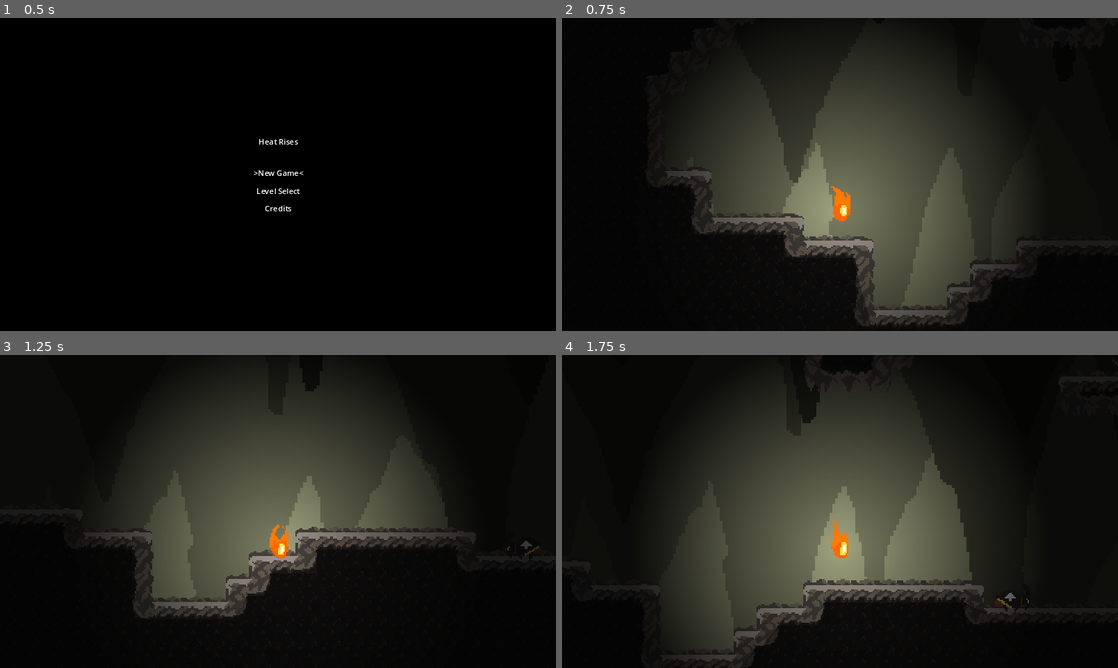
Above: before the commit, frames 1-4 (two rows, left to right).
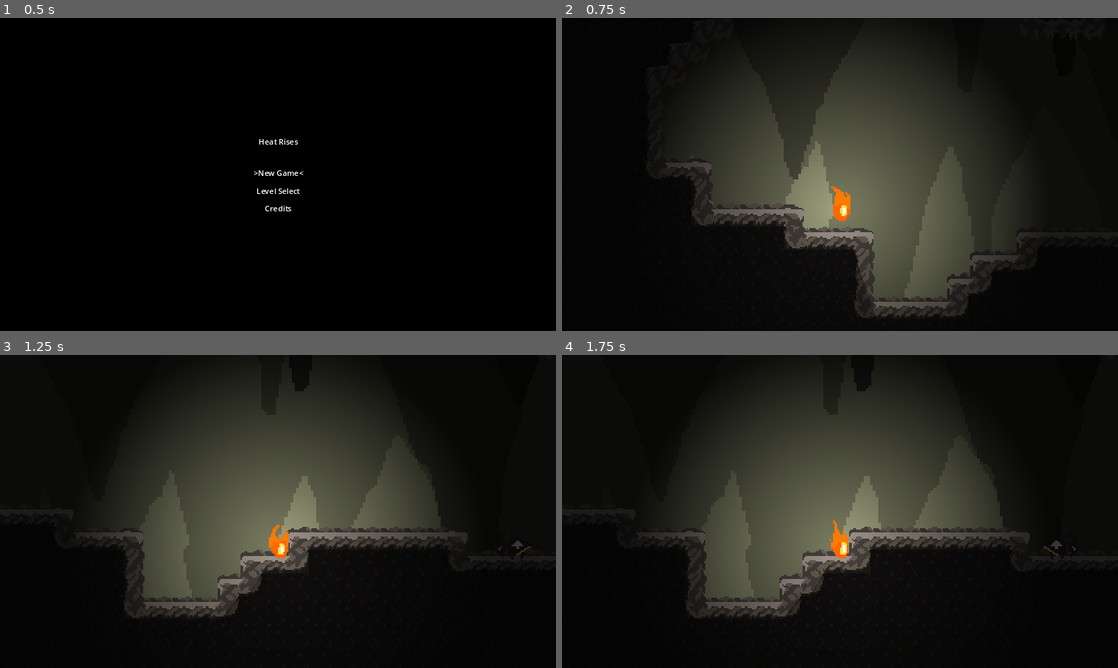
Above: after the commit, the same moments.

Repository: gcarlson/WildJam66
Game: Godot game, scene res://Assets/Scenes/home_page.tscn
Same seed, same stepped clock (60 frames per second), same inputs: the game is played once before the commit and once after it.
Inputs (mouse positions are in pixels of both pictures, inside the frame that each line leads up to):
- Up to frame 1 (0.5 s): no input
- Up to frame 2 (0.75 s): tap Enter (ui_accept) at 0.5 s; move the mouse to (962, 158) at 0.52 s; hold Right (ui_right) from 0.53 s (still down); click (962, 158) at 0.6 s
- Up to frame 3 (1.25 s): keep holding Right (ui_right); tap Enter (ui_accept) at 0.77 s
- Up to frame 4 (1.75 s): keep holding Right (ui_right); move the mouse to (728, 527) at 1.27 s; click (728, 527) at 1.35 s; tap Enter (ui_accept) at 1.52 s

Frame 1 is identical in both runs. In frame 2, 3.9% of the frame differs, in the area x 17-83%, y 34-99%; in frame 3, 2.8%; in frame 4, 14%, in the area x 13-93%, y 8-100%.

Commit message:
added dash and mole and bat animations

Diff:
--- a/Assets/Scenes/Bat.gd
+++ b/Assets/Scenes/Bat.gd
@@ -17,11 +17,16 @@
 func _ready():
 	player = get_tree().get_first_node_in_group("Player")
 
+func aggro():
+	aggroed = true
+	sprite.play("pursue")
+
 func _physics_process(delta):
 	if aggroed and not player.safe:
 		navAgent.target_position = player.global_position + Vector2(0, 0.0 if player.armored else 24.5)
 		velocity = (navAgent.get_next_path_position() - global_position).normalized() * SPEED
 		sprite.flip_h = (velocity.x > 0)
+		sprite.position = Vector2(-8 if facing_right else 8, -17)
 		move_and_slide()
 
 func _on_area_2d_body_entered(body):
--- a/Assets/Scenes/Enemy.gd
+++ b/Assets/Scenes/Enemy.gd
@@ -3,6 +3,9 @@
 @onready var ray = $RayCast2D
 @onready var reaction = $RichTextLabel
 @onready var sprite = $AnimatedSprite2D
+
+@onready var collider = $CollisionShape2D
+@onready var hitbox = $Area2D/CollisionShape2D
 
 const SPEED = 300.0
 const JUMP_VELOCITY = -400.0
@@ -17,6 +20,7 @@
 var tunnel_cooldown = 5
 var tunnel_dur = -1
 var tunnel_target
+var burrowing = false
 
 
 func _ready():
@@ -35,7 +39,7 @@
 
 func _physics_process(delta):
 	# Add the gravity.
-	if not is_on_floor():
+	if not is_on_floor() and not burrowing:
 		velocity.y += gravity * delta
 
 	if player.safe:
@@ -44,14 +48,11 @@
 		tunnel_cooldown -= delta
 		if tunnel_cooldown < 0:
 			tunnel_cooldown = 5
-			tunnel_dur = 0.5
+			burrowing = true
+			velocity.x = 0
 			tunnel_target = player.last_ground + Vector2(0, 16)
-		if tunnel_dur > 0:
-			velocity.x = 0
-			tunnel_dur -= delta
-			if tunnel_dur <= 0:
-				position = tunnel_target
-		else:
+			sprite.play("burrow")
+		elif not burrowing:
 			if abs(player.global_position.x - global_position.x) > 8:
 				facing_right = (player.global_position.x > global_position.x)
 				sprite.flip_h = not facing_right
@@ -67,8 +68,23 @@
 
 	move_and_slide()
 
+
+
 func _on_area_2d_body_entered(body):
 	if body.is_in_group("Player"):
 		print("ddd hit player")
 		body.game_over()
 		#get_tree().reload_current_scene()
+
+
+func _on_animated_sprite_2d_animation_finished():
+	if sprite.animation == "burrow":
+		sprite.play("unburrow")
+		position = tunnel_target
+		collider.disabled = true
+		hitbox.disabled = true
+	elif sprite.animation == "unburrow":
+		sprite.play("idle")
+		burrowing = false
+		collider.disabled = false
+		hitbox.disabled = false
--- a/Assets/Scenes/Player.gd
+++ b/Assets/Scenes/Player.gd
@@ -22,6 +22,7 @@
 const JUMP_VELOCITY = -325.0
 const SQUAT_DUR = 0.1
 
+var dashing = false
 var safe = false
 var armored = false
 var active_sprite = big_sprite
@@ -30,6 +31,7 @@
 var last_ground = Vector2(0, 0)
 var anim_locked = false
 var frozen = false
+var can_dash = true
 
 # Get the gravity from the project settings to be synced with RigidBody nodes.
 var gravity = ProjectSettings.get_setting("physics/2d/default_gravity")
@@ -38,24 +40,34 @@
 	tilemap = get_tree().get_first_node_in_group("Tilemap")
 
 func _physics_process(delta):
+	if dashing:
+		velocity.x = -250 if big_sprite.flip_h else 250
+		move_and_slide()
+		return
+
 	# Add the gravity.
 	if not is_on_floor():
 		velocity.y += gravity * delta
-	elif not safe:
-		last_ground = global_position
+	else:
+		can_dash = true
+		if not safe:
+			last_ground = global_position
 
 	# Handle jump.
 	if Input.is_action_just_pressed("ui_accept") and is_on_floor():
 		delayed_jump()
 
-	if armored and Input.is_action_just_pressed("ability_1") and !anim_locked:
-		#print("ddd tile: ", tilemap.local_to_map(global_position + Vector2(0, 36)))
-		big_sprite.play("Smash")
-		smash_sprite.play("slam")
-		delayed_smash()
-		anim_locked = true
-		#for x in range(-16, 17, 16):
-		#	tilemap.erase_cell(0, tilemap.local_to_map(global_position + Vector2(x, 36)))
+	if Input.is_action_just_pressed("ability_1") and !anim_locked:
+		if armored:
+			#print("ddd tile: ", tilemap.local_to_map(global_position + Vector2(0, 36)))
+			big_sprite.play("Smash")
+			smash_sprite.play("slam")
+			delayed_smash()
+			anim_locked = true
+		elif can_dash:
+			dashing = true
+			can_dash = false
+			stop_dash()
 
 	if Input.is_action_just_pressed("switch_form") and (armored or not armor_detector.overlaps_body(tilemap)):
 		armored = not armored
@@ -88,7 +100,7 @@
 			big_sprite.play("Walk")
 			for x in get_tree().get_nodes_in_group("Bats"):
 				if (x.global_position - global_position).length() < 128:
-					x.aggroed = true
+					x.aggro()
 	else:
 		velocity.x = move_toward(velocity.x, 0, SPEED)
 		#velocity.x = velocity.x / 2
@@ -105,6 +117,10 @@
 	print("ddd squat over ", Input.is_action_pressed("ui_accept"), " ", velocity.y)
 	if not Input.is_action_pressed("ui_accept") and not armored:
 		velocity.y = JUMP_VELOCITY * 0.3
+
+func stop_dash():
+	await get_tree().create_timer(0.35).timeout
+	dashing = false
 
 func delayed_smash():
 	await get_tree().create_timer(0.65).timeout
--- a/Assets/Scenes/bat.tscn
+++ b/Assets/Scenes/bat.tscn
@@ -1,25 +1,118 @@
-[gd_scene load_steps=7 format=3 uid="uid://85t1sir7crpg"]
+[gd_scene load_steps=17 format=3 uid="uid://85t1sir7crpg"]
 
 [ext_resource type="Script" path="res://Assets/Scenes/Bat.gd" id="1_f52c4"]
-[ext_resource type="Texture2D" uid="uid://beljc6sacrwoq" path="res://Assets/Sprites/Effects/GoingBattyt.png" id="2_6geas"]
+[ext_resource type="Texture2D" uid="uid://ddrdbgku3nbcw" path="res://Assets/Sprites/Characters/Enemies/EnemyAnimations/Batimations.png" id="2_8vwo5"]
 
 [sub_resource type="CircleShape2D" id="CircleShape2D_pied8"]
 radius = 4.0
 
 [sub_resource type="CapsuleShape2D" id="CapsuleShape2D_iprvr"]
 
-[sub_resource type="AtlasTexture" id="AtlasTexture_kdd5b"]
-atlas = ExtResource("2_6geas")
-region = Rect2(0, 0, 49, 32)
+[sub_resource type="AtlasTexture" id="AtlasTexture_i3r1a"]
+atlas = ExtResource("2_8vwo5")
+region = Rect2(448, 0, 64, 64)
+
+[sub_resource type="AtlasTexture" id="AtlasTexture_8hokc"]
+atlas = ExtResource("2_8vwo5")
+region = Rect2(512, 0, 64, 64)
+
+[sub_resource type="AtlasTexture" id="AtlasTexture_qt1kl"]
+atlas = ExtResource("2_8vwo5")
+region = Rect2(576, 0, 64, 64)
+
+[sub_resource type="AtlasTexture" id="AtlasTexture_c3pua"]
+atlas = ExtResource("2_8vwo5")
+region = Rect2(640, 0, 64, 64)
+
+[sub_resource type="AtlasTexture" id="AtlasTexture_3rdhr"]
+atlas = ExtResource("2_8vwo5")
+region = Rect2(0, 0, 64, 64)
+
+[sub_resource type="AtlasTexture" id="AtlasTexture_ujmnn"]
+atlas = ExtResource("2_8vwo5")
+region = Rect2(64, 0, 64, 64)
+
+[sub_resource type="AtlasTexture" id="AtlasTexture_g2v1r"]
+atlas = ExtResource("2_8vwo5")
+region = Rect2(128, 0, 64, 64)
+
+[sub_resource type="AtlasTexture" id="AtlasTexture_gshyh"]
+atlas = ExtResource("2_8vwo5")
+region = Rect2(192, 0, 64, 64)
+
+[sub_resource type="AtlasTexture" id="AtlasTexture_yjnrh"]
+atlas = ExtResource("2_8vwo5")
+region = Rect2(256, 0, 64, 64)
+
+[sub_resource type="AtlasTexture" id="AtlasTexture_ambd3"]
+atlas = ExtResource("2_8vwo5")
+region = Rect2(320, 0, 64, 64)
+
+[sub_resource type="AtlasTexture" id="AtlasTexture_kdhbv"]
+atlas = ExtResource("2_8vwo5")
+region = Rect2(384, 0, 64, 64)
 
 [sub_resource type="SpriteFrames" id="SpriteFrames_llsj8"]
 animations = [{
 "frames": [{
 "duration": 1.0,
-"texture": SubResource("AtlasTexture_kdd5b")
+"texture": SubResource("AtlasTexture_i3r1a")
+}, {
+"duration": 1.0,
+"texture": SubResource("AtlasTexture_i3r1a")
+}, {
+"duration": 1.0,
+"texture": SubResource("AtlasTexture_i3r1a")
+}, {
+"duration": 1.0,
+"texture": SubResource("AtlasTexture_i3r1a")
+}, {
+"duration": 1.0,
+"texture": SubResource("AtlasTexture_8hokc")
+}, {
+"duration": 1.0,
+"texture": SubResource("AtlasTexture_qt1kl")
+}, {
+"duration": 1.0,
+"texture": SubResource("AtlasTexture_qt1kl")
+}, {
+"duration": 1.0,
+"texture": SubResource("AtlasTexture_qt1kl")
+}, {
+"duration": 1.0,
+"texture": SubResource("AtlasTexture_qt1kl")
+}, {
+"duration": 1.0,
+"texture": SubResource("AtlasTexture_c3pua")
 }],
 "loop": true,
 "name": &"idle",
+"speed": 5.0
+}, {
+"frames": [{
+"duration": 1.0,
+"texture": SubResource("AtlasTexture_3rdhr")
+}, {
+"duration": 1.0,
+"texture": SubResource("AtlasTexture_ujmnn")
+}, {
+"duration": 1.0,
+"texture": SubResource("AtlasTexture_g2v1r")
+}, {
+"duration": 1.0,
+"texture": SubResource("AtlasTexture_gshyh")
+}, {
+"duration": 1.0,
+"texture": SubResource("AtlasTexture_yjnrh")
+}, {
+"duration": 1.0,
+"texture": SubResource("AtlasTexture_ambd3")
+}, {
+"duration": 1.0,
+"texture": SubResource("AtlasTexture_kdhbv")
+}],
+"loop": true,
+"name": &"pursue",
 "speed": 5.0
 }]
 
@@ -43,7 +136,11 @@
 avoidance_mask = 2
 
 [node name="AnimatedSprite2D" type="AnimatedSprite2D" parent="."]
+position = Vector2(7, -5)
 sprite_frames = SubResource("SpriteFrames_llsj8")
 animation = &"idle"
+autoplay = "idle"
+frame_progress = 0.231869
+speed_scale = 2.0
 
 [connection signal="body_entered" from="Area2D" to="." method="_on_area_2d_body_entered"]
--- a/Assets/Scenes/level_1.tscn
+++ b/Assets/Scenes/level_1.tscn
@@ -292,9 +292,6 @@
 texture = SubResource("GradientTexture2D_wrngg")
 texture_scale = 50.0
 
-[node name="Sun2" parent="." instance=ExtResource("11_7lmhj")]
-position = Vector2(720, 39)
-
 [node name="Environmentals" type="Node2D" parent="."]
 
 [node name="Pot1" type="Sprite2D" parent="Environmentals"]
--- a/Assets/Scenes/mole.tscn
+++ b/Assets/Scenes/mole.tscn
@@ -1,7 +1,7 @@
-[gd_scene load_steps=7 format=3 uid="uid://86d2iovn0pme"]
+[gd_scene load_steps=32 format=3 uid="uid://86d2iovn0pme"]
 
 [ext_resource type="Script" path="res://Assets/Scenes/Enemy.gd" id="1_1o46a"]
-[ext_resource type="Texture2D" uid="uid://c1o0undg2ygyp" path="res://Assets/Sprites/Characters/Enemies/Mole.png" id="2_bew1n"]
+[ext_resource type="Texture2D" uid="uid://cplkem1cxodl2" path="res://Assets/Sprites/Characters/Enemies/EnemyAnimations/Molenimations.png" id="2_137do"]
 
 [sub_resource type="RectangleShape2D" id="RectangleShape2D_mfy7l"]
 size = Vector2(24, 18)
@@ -9,18 +9,215 @@
 [sub_resource type="RectangleShape2D" id="RectangleShape2D_cpd4d"]
 size = Vector2(28, 24)
 
-[sub_resource type="AtlasTexture" id="AtlasTexture_i4p5w"]
-atlas = ExtResource("2_bew1n")
-region = Rect2(0, 0, 32, 32)
+[sub_resource type="AtlasTexture" id="AtlasTexture_uifaq"]
+atlas = ExtResource("2_137do")
+region = Rect2(384, 0, 64, 48)
+
+[sub_resource type="AtlasTexture" id="AtlasTexture_vga4f"]
+atlas = ExtResource("2_137do")
+region = Rect2(448, 0, 64, 48)
+
+[sub_resource type="AtlasTexture" id="AtlasTexture_hgg6c"]
+atlas = ExtResource("2_137do")
+region = Rect2(512, 0, 64, 48)
+
+[sub_resource type="AtlasTexture" id="AtlasTexture_hclpl"]
+atlas = ExtResource("2_137do")
+region = Rect2(576, 0, 64, 48)
+
+[sub_resource type="AtlasTexture" id="AtlasTexture_qeflk"]
+atlas = ExtResource("2_137do")
+region = Rect2(640, 0, 64, 48)
+
+[sub_resource type="AtlasTexture" id="AtlasTexture_o72vl"]
+atlas = ExtResource("2_137do")
+region = Rect2(704, 0, 64, 48)
+
+[sub_resource type="AtlasTexture" id="AtlasTexture_5bqf2"]
+atlas = ExtResource("2_137do")
+region = Rect2(768, 0, 64, 48)
+
+[sub_resource type="AtlasTexture" id="AtlasTexture_t1el7"]
+atlas = ExtResource("2_137do")
+region = Rect2(832, 0, 64, 48)
+
+[sub_resource type="AtlasTexture" id="AtlasTexture_o3hfc"]
+atlas = ExtResource("2_137do")
+region = Rect2(896, 0, 64, 48)
+
+[sub_resource type="AtlasTexture" id="AtlasTexture_1ubpm"]
+atlas = ExtResource("2_137do")
+region = Rect2(960, 0, 64, 48)
+
+[sub_resource type="AtlasTexture" id="AtlasTexture_k1pqa"]
+atlas = ExtResource("2_137do")
+region = Rect2(0, 0, 64, 48)
+
+[sub_resource type="AtlasTexture" id="AtlasTexture_lnshf"]
+atlas = ExtResource("2_137do")
+region = Rect2(64, 0, 64, 48)
+
+[sub_resource type="AtlasTexture" id="AtlasTexture_kuyic"]
+atlas = ExtResource("2_137do")
+region = Rect2(128, 0, 64, 48)
+
+[sub_resource type="AtlasTexture" id="AtlasTexture_6e322"]
+atlas = ExtResource("2_137do")
+region = Rect2(192, 0, 64, 48)
+
+[sub_resource type="AtlasTexture" id="AtlasTexture_3evsd"]
+atlas = ExtResource("2_137do")
+region = Rect2(256, 0, 64, 48)
+
+[sub_resource type="AtlasTexture" id="AtlasTexture_d6m8k"]
+atlas = ExtResource("2_137do")
+region = Rect2(320, 0, 64, 48)
+
+[sub_resource type="AtlasTexture" id="AtlasTexture_ygr0s"]
+atlas = ExtResource("2_137do")
+region = Rect2(1024, 0, 64, 48)
+
+[sub_resource type="AtlasTexture" id="AtlasTexture_e6l32"]
+atlas = ExtResource("2_137do")
+region = Rect2(1088, 0, 64, 48)
+
+[sub_resource type="AtlasTexture" id="AtlasTexture_anm3t"]
+atlas = ExtResource("2_137do")
+region = Rect2(1152, 0, 64, 48)
+
+[sub_resource type="AtlasTexture" id="AtlasTexture_08ihl"]
+atlas = ExtResource("2_137do")
+region = Rect2(1216, 0, 64, 48)
+
+[sub_resource type="AtlasTexture" id="AtlasTexture_x72j0"]
+atlas = ExtResource("2_137do")
+region = Rect2(1280, 0, 64, 48)
+
+[sub_resource type="AtlasTexture" id="AtlasTexture_ec4wg"]
+atlas = ExtResource("2_137do")
+region = Rect2(1344, 0, 64, 48)
+
+[sub_resource type="AtlasTexture" id="AtlasTexture_iwufv"]
+atlas = ExtResource("2_137do")
+region = Rect2(1408, 0, 64, 48)
+
+[sub_resource type="AtlasTexture" id="AtlasTexture_urrkf"]
+atlas = ExtResource("2_137do")
+region = Rect2(1472, 0, 64, 48)
+
+[sub_resource type="AtlasTexture" id="AtlasTexture_4uyjw"]
+atlas = ExtResource("2_137do")
+region = Rect2(1536, 0, 64, 48)
+
+[sub_resource type="AtlasTexture" id="AtlasTexture_xfyj2"]
+atlas = ExtResource("2_137do")
+region = Rect2(1600, 0, 64, 48)
 
 [sub_resource type="SpriteFrames" id="SpriteFrames_fc52c"]
 animations = [{
 "frames": [{
 "duration": 1.0,
-"texture": SubResource("AtlasTexture_i4p5w")
+"texture": SubResource("AtlasTexture_uifaq")
+}, {
+"duration": 1.0,
+"texture": SubResource("AtlasTexture_vga4f")
+}, {
+"duration": 1.0,
+"texture": SubResource("AtlasTexture_hgg6c")
+}, {
+"duration": 1.0,
+"texture": SubResource("AtlasTexture_hclpl")
+}, {
+"duration": 1.0,
+"texture": SubResource("AtlasTexture_qeflk")
+}, {
+"duration": 1.0,
+"texture": SubResource("AtlasTexture_o72vl")
+}, {
+"duration": 1.0,
+"texture": SubResource("AtlasTexture_5bqf2")
+}, {
+"duration": 1.0,
+"texture": SubResource("AtlasTexture_t1el7")
+}, {
+"duration": 1.0,
+"texture": SubResource("AtlasTexture_o3hfc")
+}, {
+"duration": 1.0,
+"texture": SubResource("AtlasTexture_1ubpm")
+}],
+"loop": false,
+"name": &"burrow",
+"speed": 5.0
+}, {
+"frames": [{
+"duration": 1.0,
+"texture": SubResource("AtlasTexture_k1pqa")
+}, {
+"duration": 1.0,
+"texture": SubResource("AtlasTexture_lnshf")
+}, {
+"duration": 1.0,
+"texture": SubResource("AtlasTexture_kuyic")
+}, {
+"duration": 1.0,
+"texture": SubResource("AtlasTexture_6e322")
+}, {
+"duration": 1.0,
+"texture": SubResource("AtlasTexture_3evsd")
+}, {
+"duration": 1.0,
+"texture": SubResource("AtlasTexture_3evsd")
+}, {
+"duration": 1.0,
+"texture": SubResource("AtlasTexture_3evsd")
+}, {
+"duration": 1.0,
+"texture": SubResource("AtlasTexture_3evsd")
+}, {
+"duration": 1.0,
+"texture": SubResource("AtlasTexture_3evsd")
+}, {
+"duration": 1.0,
+"texture": SubResource("AtlasTexture_d6m8k")
 }],
 "loop": true,
 "name": &"idle",
+"speed": 5.0
+}, {
+"frames": [{
+"duration": 1.0,
+"texture": SubResource("AtlasTexture_ygr0s")
+}, {
+"duration": 1.0,
+"texture": SubResource("AtlasTexture_e6l32")
+}, {
+"duration": 1.0,
+"texture": SubResource("AtlasTexture_anm3t")
+}, {
+"duration": 1.0,
+"texture": SubResource("AtlasTexture_08ihl")
+}, {
+"duration": 1.0,
+"texture": SubResource("AtlasTexture_x72j0")
+}, {
+"duration": 1.0,
+"texture": SubResource("AtlasTexture_ec4wg")
+}, {
+"duration": 1.0,
+"texture": SubResource("AtlasTexture_iwufv")
+}, {
+"duration": 1.0,
+"texture": SubResource("AtlasTexture_urrkf")
+}, {
+"duration": 1.0,
+"texture": SubResource("AtlasTexture_4uyjw")
+}, {
+"duration": 1.0,
+"texture": SubResource("AtlasTexture_xfyj2")
+}],
+"loop": false,
+"name": &"unburrow",
 "speed": 5.0
 }]
 
@@ -57,7 +254,13 @@
 shape = SubResource("RectangleShape2D_cpd4d")
 
 [node name="AnimatedSprite2D" type="AnimatedSprite2D" parent="."]
+position = Vector2(0, -7)
 sprite_frames = SubResource("SpriteFrames_fc52c")
-animation = &"idle"
+animation = &"unburrow"
+autoplay = "idle"
+frame = 9
+frame_progress = 1.0
+speed_scale = 2.0
 
 [connection signal="body_entered" from="Area2D" to="." method="_on_area_2d_body_entered"]
+[connection signal="animation_finished" from="AnimatedSprite2D" to="." method="_on_animated_sprite_2d_animation_finished"]
--- a/Assets/Scenes/player.tscn
+++ b/Assets/Scenes/player.tscn
@@ -331,9 +331,9 @@
 script = ExtResource("1_glxh4")
 
 [node name="BigCollider" type="CollisionShape2D" parent="."]
-visible = false
 position = Vector2(0, 8.5)
 shape = SubResource("RectangleShape2D_0w0vx")
+disabled = true
 
 [node name="Camera2D" type="Camera2D" parent="."]
 zoom = Vector2(3, 3)
